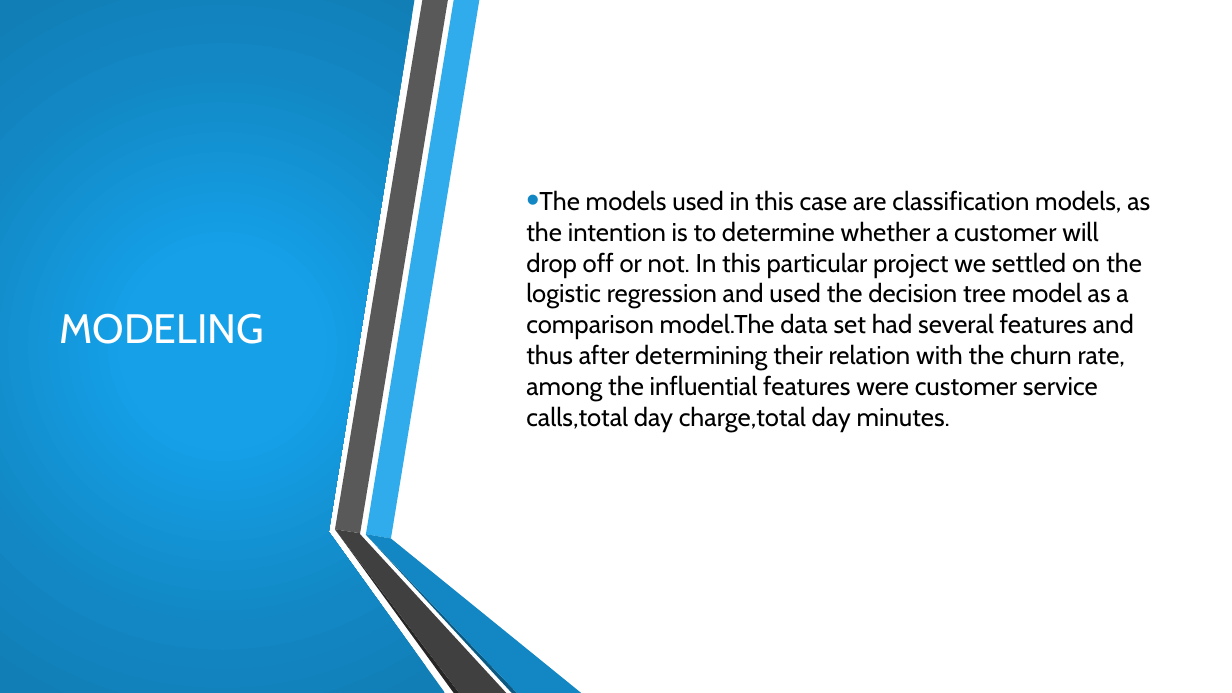
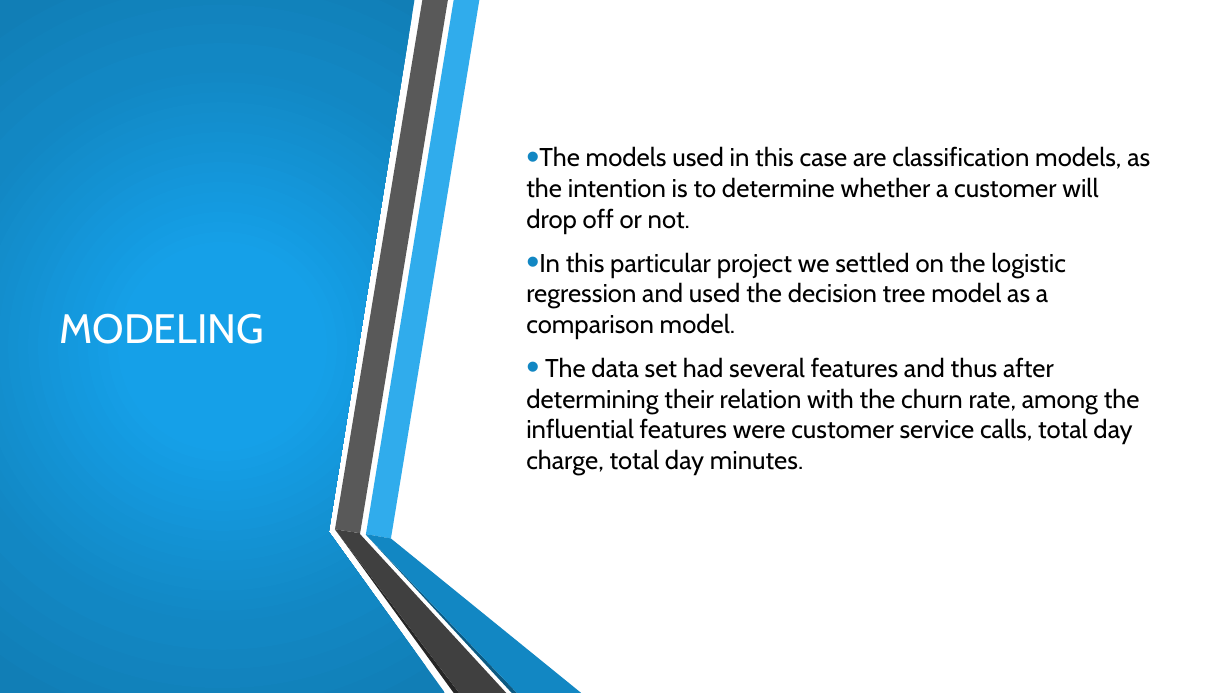
Before and after one commit to Ivet566/PHASE-3-PROJECT, a slide deck: slide 5 of Ivet Buyaki_powerpoint .pptx. Drawn at 1232x693 pixels with LibreOffice and Linux fonts; fonts in the diff are those of the drawing; background and template pictures are left out. Boxes give left, top, right and bottom in pixels: in the first picture for what was removed or moved away, otherwise in the second. Text is boxed around its words. In the diff, an @@ line names an element or a change of style, - is before the commit and + after.

```diff
--- a/Ivet Buyaki_powerpoint .pptx
+++ b/Ivet Buyaki_powerpoint .pptx
@@ text at (526, 146, 1150, 475): text changed @@
-• The models used in this case are classification models, as the intention is to determine whether a customer will drop off or not. In this particular project we settled on the logistic regression and used the decision tree model as a comparison model.The data set had several features and thus after determining their relation with the churn rate, among the influential features were customer service calls,total day charge,total day minutes.
+• The models used in this case are classification models, as the intention is to determine whether a customer will drop off or not.
+• In this particular project we settled on the logistic regression and used the decision tree model as a comparison model.
+• The data set had several features and thus after determining their relation with the churn rate, among the influential features were customer service calls, total day charge, total day minutes.
```
Also in this commit, not shown: 7 other slides changed, 4 other files.
